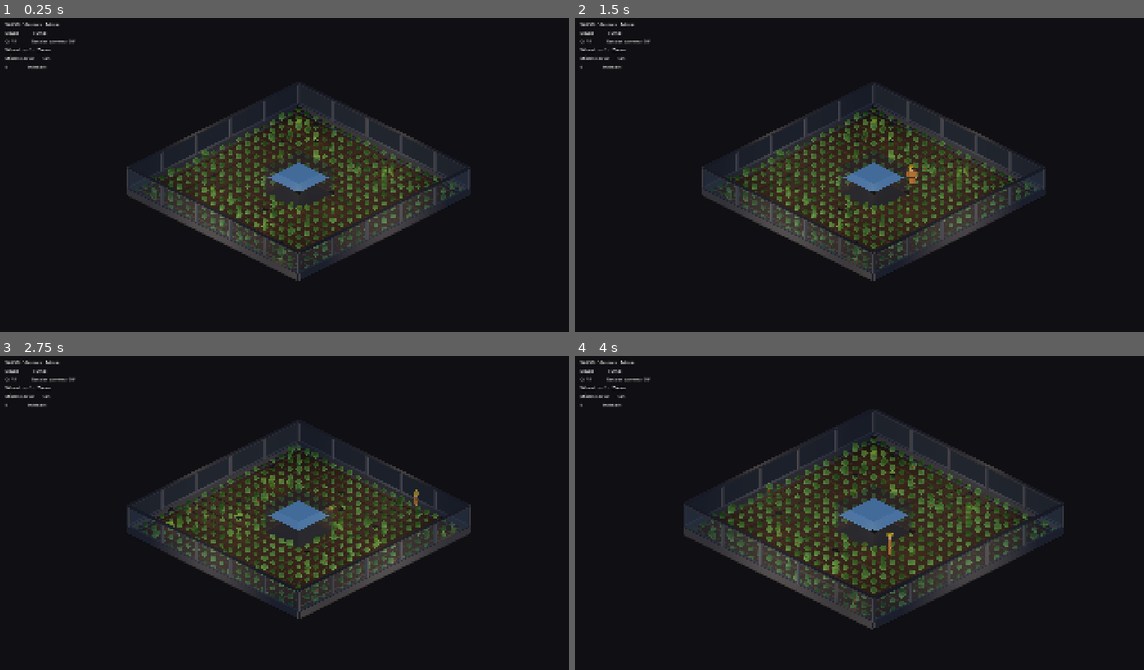
Above: before the commit, frames 1-4 (two rows, left to right).
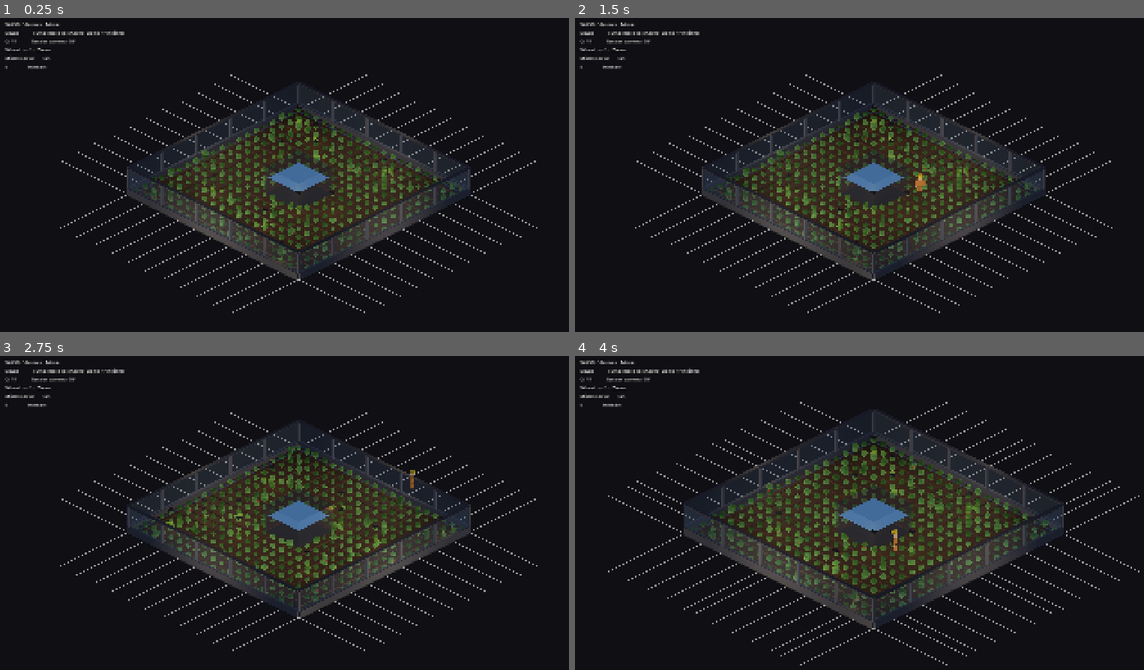
Above: after the commit, the same moments.

Repository: jaredclarkgay/space-tower-iso
Game: Godot game, scene res://scenes/iso_prototype/iso_prototype.tscn
The game is run twice, just before and just after one commit, with the same random seed, the same clock (stepped at 60 frames per second) and the same inputs.
Inputs (mouse positions are in pixels of both pictures, inside the frame that each line leads up to):
- Up to frame 1 (0.25 s): no input
- Up to frame 2 (1.5 s): tap Enter at 0.5 s; move the mouse to (1007, 165) at 0.52 s; hold D (move_right) 0.53-1.28 s; hold Space (jump) 0.53-1.28 s; move the mouse to (751, 200) at 1.27 s; hold S (move_down) from 1.28 s (still down); tap Middle mouse button (camera_pan) at 1.35 s
- Up to frame 3 (2.75 s): tap Space (jump) at 1.52, 1.55, 1.82, 2.3 s; move the mouse to (358, 447) at 2.02 s; release S (move_down) at 2.03 s; hold D (move_right) from 2.03 s (still down); hold Q (camera_rotate_left) from 2.03 s (still down)
- Up to frame 4 (4 s): move the mouse to (842, 588) at 2.77 s; release D (move_right) at 2.78 s; release Q (camera_rotate_left) at 2.78 s; hold W (move_up) 2.78-3.53 s; tap R (camera_rotate_right) at 2.85 s; tap Space (jump) at 3.02, 3.05, 3.32, 3.77, 3.8 s; move the mouse to (1052, 572) at 3.52 s; hold A (move_left) from 3.53 s (still down); hold Mouse wheel up (camera_zoom_in) from 3.53 s (still down)

The runs differ from the first frame. In frame 1, 1.5% of the frame differs, in the area x 8-95%, y 3-95%; in frame 2, 1.7%; in frame 3, 1.6%; in frame 4, 1.9%, in the area x 5-100%, y 3-99%.

Commit message:
feat(iso): extension grid, charge jump, knee-bend animation
Three operator iterations bundled.

1. Extension grid lines — 84 faint white emissive lines extending
   EXTENSION_GRID_LENGTH = 8 m outward from each grid vertex on the
   floor's perimeter (21 vertices × 4 sides). Material is unshaded
   so the lines stay evenly bright regardless of room lighting; reads
   as "you could keep building outward".

2. Snappier jump physics + charge mechanic.
   - PLAYER_GRAVITY 22 → 32 (less floaty).
   - PLAYER_JUMP_VELOCITY 8 → 10 (~1.56 m peak on tap).
   - PLAYER_JUMP_VELOCITY_MAX = 20 (~6.25 m peak on full charge,
     exactly 4× tap-jump height since height ∝ v²).
   - Hold Space to charge over PLAYER_JUMP_CHARGE_DURATION = 1.0 s,
     release to fire. Tap = base jump.

3. Animation: knees-bend on charge + landing squash.
   - Visual root scale.y drops to 0.62 at full charge (knees bend).
   - Landing squash: scale.y briefly drops to 0.82 for 0.16 s, then
     recovers. Both transitions lerp with stiffness 18/s for snappy
     but smooth feel.
   - Collision capsule stays unrotated/unscaled — only visual changes.

4. Charge gauge above the head — vertical bar, hidden until charging.
   Background dark + emissive fill that grows from the bottom; color
   ramps green → orange → red as charge climbs. Parented to self
   (not _visual) so the bar stays world-vertical regardless of body
   facing.

5. HUD text updated to note "hold to charge, up to 4× height".

Verified: `godot --headless --quit-after 90` exits 0 with no errors
or warnings.

Co-Authored-By: Claude Opus 4.7 (1M context) <noreply@anthropic.com>

Diff:
--- a/autoloads/constants.gd
+++ b/autoloads/constants.gd
@@ -55,8 +55,17 @@
 
 # --- Player movement (3D) ---
 const PLAYER_MOVE_SPEED := 7.0          # m/s — brisk walk, feels athletic
-const PLAYER_GRAVITY := 22.0            # m/s² downward acceleration
-const PLAYER_JUMP_VELOCITY := 8.0       # m/s upward impulse on jump
+const PLAYER_GRAVITY := 32.0            # m/s² downward — heavier feel, less floaty
+const PLAYER_JUMP_VELOCITY := 10.0      # m/s upward impulse on tap (~1.56 m peak)
+const PLAYER_JUMP_VELOCITY_MAX := 20.0  # m/s upward impulse at full charge (4× height)
+const PLAYER_JUMP_CHARGE_DURATION := 1.0  # seconds of held Space to reach max
+const PLAYER_LAND_SQUASH_DURATION := 0.16 # seconds of squash on landing
+const PLAYER_VISUAL_CROUCH_SCALE := 0.62  # visual.scale.y at full charge
+const PLAYER_VISUAL_LAND_SCALE := 0.82    # visual.scale.y at landing peak
+
+# --- Extension grid (suggests "tower could keep building outward") ---
+const EXTENSION_GRID_LENGTH := 8.0      # m of grid line beyond each floor edge
+const EXTENSION_LINE_COLOR := Color(1, 1, 1, 0.55)
 
 # --- Slice scope ---
 const GARDEN_FLOOR_INDEX := 2  # Floor 3, 0-indexed (the Garden of Eden)
--- a/scenes/iso_prototype/iso_floor.gd
+++ b/scenes/iso_prototype/iso_floor.gd
@@ -34,6 +34,7 @@
 	_build_elevator_shaft()
 	_build_garden_grid()
 	_build_water_pipes()
+	_build_extension_grid()
 
 
 func _process(delta: float) -> void:
@@ -433,3 +434,76 @@
 	m.roughness = 0.05
 	m.metallic = 0.5
 	return m
+
+
+# --- Extension grid: faint white lines extending outward from each grid
+# vertex on the floor's perimeter. Suggests "you could keep building outward"
+# without committing to actual stackable plots — a designer's tease at scope.
+# 21 vertices per side × 4 sides = 84 lines, each EXTENSION_GRID_LENGTH long.
+
+func _build_extension_grid() -> void:
+	var half: float = _c.FLOOR_3D_SIZE * 0.5
+	var vertex_count: int = _c.GARDEN_GRID_SIZE + 1   # 21 vertices per side
+	var step: float = _c.GARDEN_PLOT_SIZE
+	var ext: float = _c.EXTENSION_GRID_LENGTH
+	var line_thickness := 0.04
+	var line_height := 0.01
+	var y_offset := 0.005    # floats just above the slab to avoid z-fighting
+	var line_mat := _make_extension_line_material()
+
+	# +X edge: lines extend +X from each (10, _, z) vertex. Center the box at
+	# half + ext*0.5 so it spans [half, half + ext].
+	for j in range(vertex_count):
+		var z: float = -half + float(j) * step
+		_make_extension_line(
+			Vector3(half + ext * 0.5, y_offset, z),
+			Vector3(ext, line_height, line_thickness),
+			line_mat
+		)
+	# -X edge
+	for j in range(vertex_count):
+		var z: float = -half + float(j) * step
+		_make_extension_line(
+			Vector3(-half - ext * 0.5, y_offset, z),
+			Vector3(ext, line_height, line_thickness),
+			line_mat
+		)
+	# +Z edge
+	for i in range(vertex_count):
+		var x: float = -half + float(i) * step
+		_make_extension_line(
+			Vector3(x, y_offset, half + ext * 0.5),
+			Vector3(line_thickness, line_height, ext),
+			line_mat
+		)
+	# -Z edge
+	for i in range(vertex_count):
+		var x: float = -half + float(i) * step
+		_make_extension_line(
+			Vector3(x, y_offset, -half - ext * 0.5),
+			Vector3(line_thickness, line_height, ext),
+			line_mat
+		)
+
+
+func _make_extension_line(pos: Vector3, size: Vector3, mat: Material) -> void:
+	var line := MeshInstance3D.new()
+	line.name = "GridExt"
+	var box := BoxMesh.new()
+	box.size = size
+	line.mesh = box
+	line.material_override = mat
+	line.position = pos
+	add_child(line)
+
+
+func _make_extension_line_material() -> StandardMaterial3D:
+	var m := StandardMaterial3D.new()
+	m.albedo_color = _c.EXTENSION_LINE_COLOR
+	m.transparency = BaseMaterial3D.TRANSPARENCY_ALPHA
+	m.emission_enabled = true
+	m.emission = Color(1, 1, 1)
+	m.emission_energy_multiplier = 0.6
+	# Unshaded so the lines stay evenly bright regardless of room lighting.
+	m.shading_mode = BaseMaterial3D.SHADING_MODE_UNSHADED
+	return m
--- a/scenes/iso_prototype/iso_player.gd
+++ b/scenes/iso_prototype/iso_player.gd
@@ -29,6 +29,17 @@
 var _facing_yaw := 0.0     # smoothed yaw the visual is interpolating toward
 const FACING_TURN_SPEED := 14.0   # rad/s — snappy but not jittery
 
+# Jump state (tap = base jump, hold to charge for up to 4× height).
+var _charge_time := 0.0
+var _land_squash_t := 0.0
+var _was_in_air := false
+
+# Charge gauge — vertical bar above the head. Fixed orientation in world,
+# parented to self (not _visual) so it doesn't rotate with body facing.
+var _bar_root: Node3D
+var _bar_fill_pivot: Node3D
+var _bar_fill_mesh: MeshInstance3D
+
 
 func _ready() -> void:
 	_visual = Node3D.new()
@@ -36,6 +47,7 @@
 	add_child(_visual)
 	_build_visual()
 	_build_collision()
+	_build_charge_bar()
 	if camera_pivot_path:
 		_camera_pivot = get_node(camera_pivot_path)
 
@@ -59,26 +71,56 @@
 	velocity.x = world_dir.x * _c.PLAYER_MOVE_SPEED
 	velocity.z = world_dir.z * _c.PLAYER_MOVE_SPEED
 
-	# Vertical: gravity + jump.
-	if is_on_floor():
-		if Input.is_action_just_pressed(&"jump"):
-			velocity.y = _c.PLAYER_JUMP_VELOCITY
-		# Don't zero velocity.y on every grounded frame — let move_and_slide
-		# settle it. Light gravity nudge keeps us seated on the slab.
-		else:
+	# Charge + jump. Hold Space to accumulate charge; release fires the jump
+	# with a velocity scaled between PLAYER_JUMP_VELOCITY (tap) and
+	# PLAYER_JUMP_VELOCITY_MAX (full hold). Charge only accumulates on floor.
+	var on_floor := is_on_floor()
+	var just_landed := on_floor and _was_in_air
+	if just_landed:
+		_land_squash_t = _c.PLAYER_LAND_SQUASH_DURATION
+	_was_in_air = not on_floor
+	if _land_squash_t > 0.0:
+		_land_squash_t = max(0.0, _land_squash_t - delta)
+
+	if on_floor:
+		if Input.is_action_pressed(&"jump"):
+			_charge_time = min(_charge_time + delta, _c.PLAYER_JUMP_CHARGE_DURATION)
+		if Input.is_action_just_released(&"jump"):
+			var t: float = _charge_time / _c.PLAYER_JUMP_CHARGE_DURATION
+			velocity.y = lerp(_c.PLAYER_JUMP_VELOCITY, _c.PLAYER_JUMP_VELOCITY_MAX, t)
+			_charge_time = 0.0
+		elif velocity.y < 0:
+			# Settle on the slab rather than letting move_and_slide accumulate
+			# downward velocity while resting.
 			velocity.y = -1.0
 	else:
+		# Cancel any in-progress charge if we leave the floor mid-charge.
+		_charge_time = 0.0
 		velocity.y -= _c.PLAYER_GRAVITY * delta
 
 	move_and_slide()
 
-	# Visual facing: rotate the visual root toward the world-space movement
-	# direction. atan2(x, z) gives the angle around Y. Smooth via lerp_angle
-	# so the body doesn't jitter when input changes mid-step.
+	# Visual facing: smoothly rotate visual root toward movement direction.
 	if Vector2(world_dir.x, world_dir.z).length_squared() > 0.01:
 		_facing_yaw = atan2(world_dir.x, world_dir.z)
 	if _visual:
 		_visual.rotation.y = lerp_angle(_visual.rotation.y, _facing_yaw, FACING_TURN_SPEED * delta)
+
+	# Visual squat/squash:
+	#   - while charging: scale.y from 1.0 → CROUCH_SCALE proportional to charge
+	#   - on landing: brief squash to LAND_SCALE, recovers in LAND_SQUASH_DURATION
+	#   - otherwise: scale.y = 1.0 (neutral standing pose)
+	var charge_progress: float = _charge_time / _c.PLAYER_JUMP_CHARGE_DURATION
+	var land_progress: float = _land_squash_t / _c.PLAYER_LAND_SQUASH_DURATION
+	var target_scale_y := 1.0
+	if charge_progress > 0.0:
+		target_scale_y = lerp(1.0, _c.PLAYER_VISUAL_CROUCH_SCALE, charge_progress)
+	elif land_progress > 0.0:
+		target_scale_y = lerp(1.0, _c.PLAYER_VISUAL_LAND_SCALE, land_progress)
+	_visual.scale.y = lerp(_visual.scale.y, target_scale_y, 18.0 * delta)
+
+	# Charge gauge visibility + fill update.
+	_update_charge_bar(charge_progress)
 
 	# Mirror to GameState as the single source of truth.
 	_gs.player.iso_pos = global_position
@@ -230,6 +272,80 @@
 	add_child(col)
 
 
+# Vertical charge gauge — sits above the head. Parented to self (not _visual)
+# so the bar's vertical axis stays world-aligned regardless of body facing.
+# Background is a fixed-size dark box; fill is a child node-pair anchored at
+# the bottom of the bar so scale.y = charge_progress grows the bar upward.
+func _build_charge_bar() -> void:
+	_bar_root = Node3D.new()
+	_bar_root.name = "ChargeBar"
+	_bar_root.position = Vector3(0, 2.55, 0)
+	_bar_root.visible = false
+	add_child(_bar_root)
+
+	var bar_w := 0.14
+	var bar_h := 0.7
+	var bar_d := 0.04
+
+	# Background — dark, semi-transparent.
+	var bg := MeshInstance3D.new()
+	bg.name = "BarBg"
+	var bg_mesh := BoxMesh.new()
+	bg_mesh.size = Vector3(bar_w, bar_h, bar_d)
+	bg.mesh = bg_mesh
+	var bg_mat := StandardMaterial3D.new()
+	bg_mat.albedo_color = Color(0.05, 0.05, 0.07, 0.7)
+	bg_mat.transparency = BaseMaterial3D.TRANSPARENCY_ALPHA
+	bg_mat.shading_mode = BaseMaterial3D.SHADING_MODE_UNSHADED
+	bg.material_override = bg_mat
+	_bar_root.add_child(bg)
+
+	# Fill pivot anchored at the BOTTOM of the bar so fill_pivot.scale.y grows
+	# the fill mesh upward from the bottom edge.
+	_bar_fill_pivot = Node3D.new()
+	_bar_fill_pivot.name = "FillPivot"
+	_bar_fill_pivot.position = Vector3(0, -bar_h * 0.5, 0.01)
+	_bar_fill_pivot.scale.y = 0.0
+	_bar_root.add_child(_bar_fill_pivot)
+
+	_bar_fill_mesh = MeshInstance3D.new()
+	_bar_fill_mesh.name = "Fill"
+	var fill_mesh := BoxMesh.new()
+	fill_mesh.size = Vector3(bar_w * 0.78, bar_h, bar_d * 0.6)
+	_bar_fill_mesh.mesh = fill_mesh
+	# Mesh's bottom edge sits at the pivot's origin once positioned at +bar_h/2.
+	_bar_fill_mesh.position = Vector3(0, bar_h * 0.5, 0)
+	var fill_mat := StandardMaterial3D.new()
+	fill_mat.albedo_color = Color(0.6, 0.85, 0.5)
+	fill_mat.emission_enabled = true
+	fill_mat.emission = Color(0.6, 0.85, 0.5)
+	fill_mat.emission_energy_multiplier = 1.4
+	fill_mat.shading_mode = BaseMaterial3D.SHADING_MODE_UNSHADED
+	_bar_fill_mesh.material_override = fill_mat
+	_bar_fill_pivot.add_child(_bar_fill_mesh)
+
+
+func _update_charge_bar(progress: float) -> void:
+	if _bar_root == null or _bar_fill_pivot == null or _bar_fill_mesh == null:
+		return
+	if progress <= 0.005:
+		_bar_root.visible = false
+		_bar_fill_pivot.scale.y = 0.0
+		return
+	_bar_root.visible = true
+	_bar_fill_pivot.scale.y = clamp(progress, 0.0, 1.0)
+	# Color ramp green → orange → bright yellow as charge climbs.
+	var color: Color
+	if progress < 0.5:
+		color = lerp(Color(0.55, 0.85, 0.45), Color(1.0, 0.78, 0.25), progress * 2.0)
+	else:
+		color = lerp(Color(1.0, 0.78, 0.25), Color(1.0, 0.5, 0.15), (progress - 0.5) * 2.0)
+	var mat := _bar_fill_mesh.material_override as StandardMaterial3D
+	mat.albedo_color = color
+	mat.emission = color
+	mat.emission_energy_multiplier = lerp(1.2, 2.4, progress)
+
+
 func _facing_from_input(input: Vector2) -> int:
 	# Map input vector to cardinal index 0..3 (N, E, S, W). Used for future
 	# anim/sprite selection; not visually meaningful with a placeholder mesh.
--- a/scenes/iso_prototype/iso_prototype.tscn
+++ b/scenes/iso_prototype/iso_prototype.tscn
@@ -24,9 +24,6 @@
 camera_pivot_path = NodePath("../../CameraPivot")
 
 [node name="EnvLight" type="DirectionalLight3D" parent="."]
-; Mild ambient sun. Per-wall SpotLight3Ds (built in iso_floor.gd) handle
-; the "light through the windows" feel; this just keeps the scene from
-; reading dead in the centre of the room.
 transform = Transform3D(1, 0, 0, 0, 0.5, -0.866, 0, 0.866, 0.5, 0, 8, 0)
 light_color = Color(1, 0.92, 0.78, 1)
 light_energy = 0.35
@@ -53,7 +50,7 @@
 theme_override_colors/font_outline_color = Color(0, 0, 0, 0.85)
 theme_override_constants/outline_size = 6
 text = "WASD / Arrows   Move
-Space           Jump
+Space           Jump (hold to charge, up to 4× height)
 Q / R           Rotate camera 90°
 Wheel · = / -   Zoom
 Middle-drag     Pan
